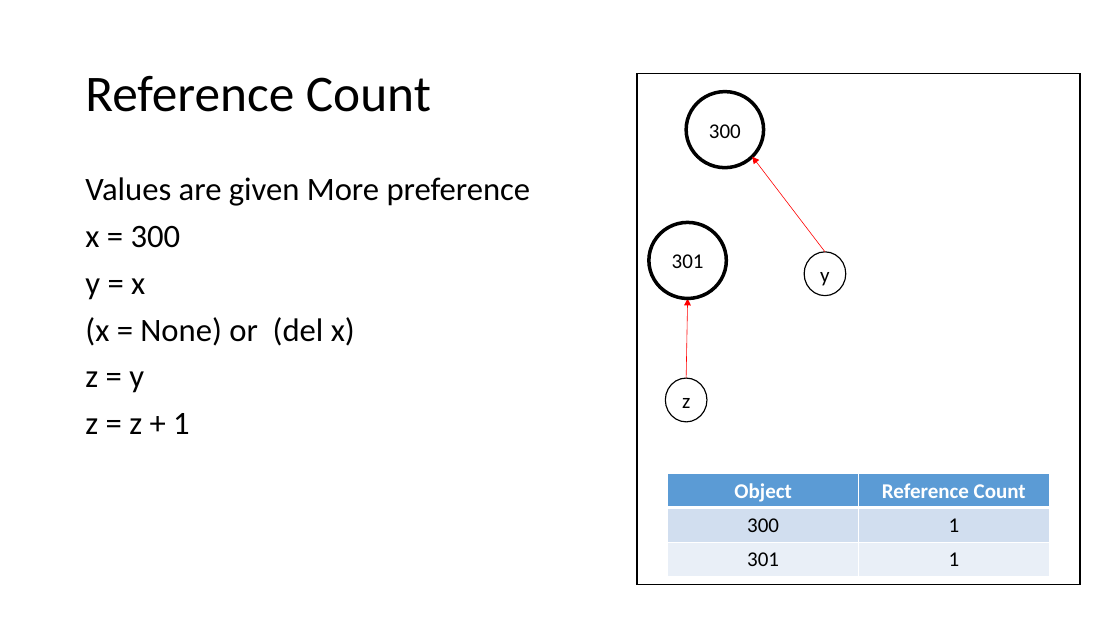
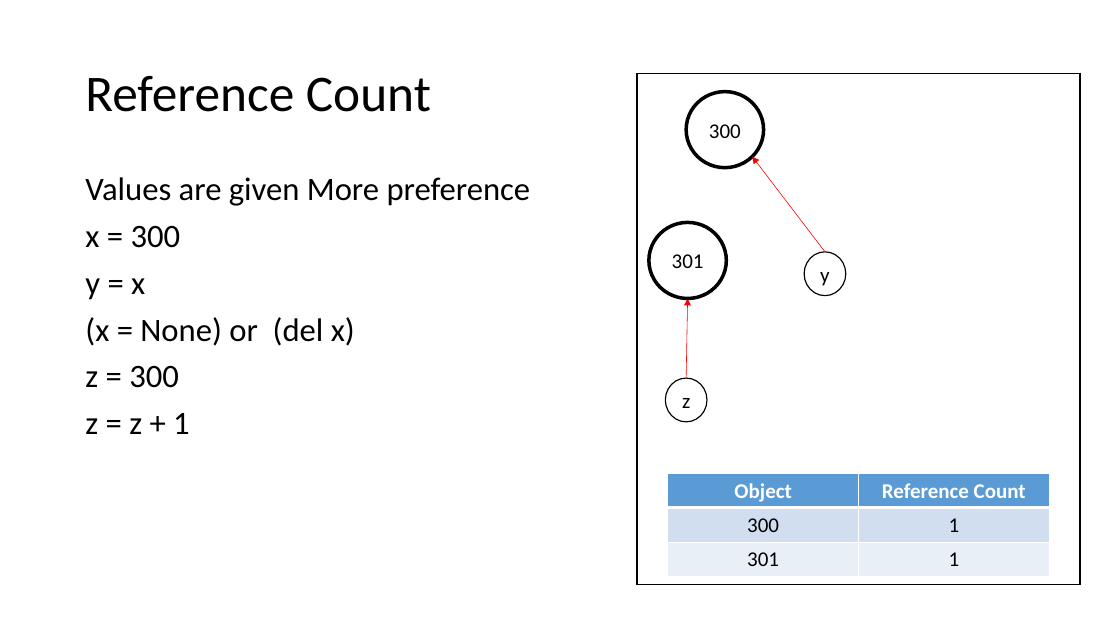
Before and after one commit to pawan9489/PythonTraining, a slide deck: slide 9 of Chapter-3/Memory Management.pptx. Drawn at 1120x630 pixels with LibreOffice and Linux fonts; fonts in the diff are those of the drawing. Boxes give left, top, right and bottom in pixels: in the first picture for what was removed or moved away, otherwise in the second. Text is boxed around its words. In the diff, an @@ line names an element or a change of style, - is before the commit and + after.

```diff
--- a/Chapter-3/Memory Management.pptx
+++ b/Chapter-3/Memory Management.pptx
@@ text at <box>85,365,179,388</box>: text changed @@
-z = y
+z = 300
```
Also in this commit, not shown: 2 other slides changed, 2 other files.
